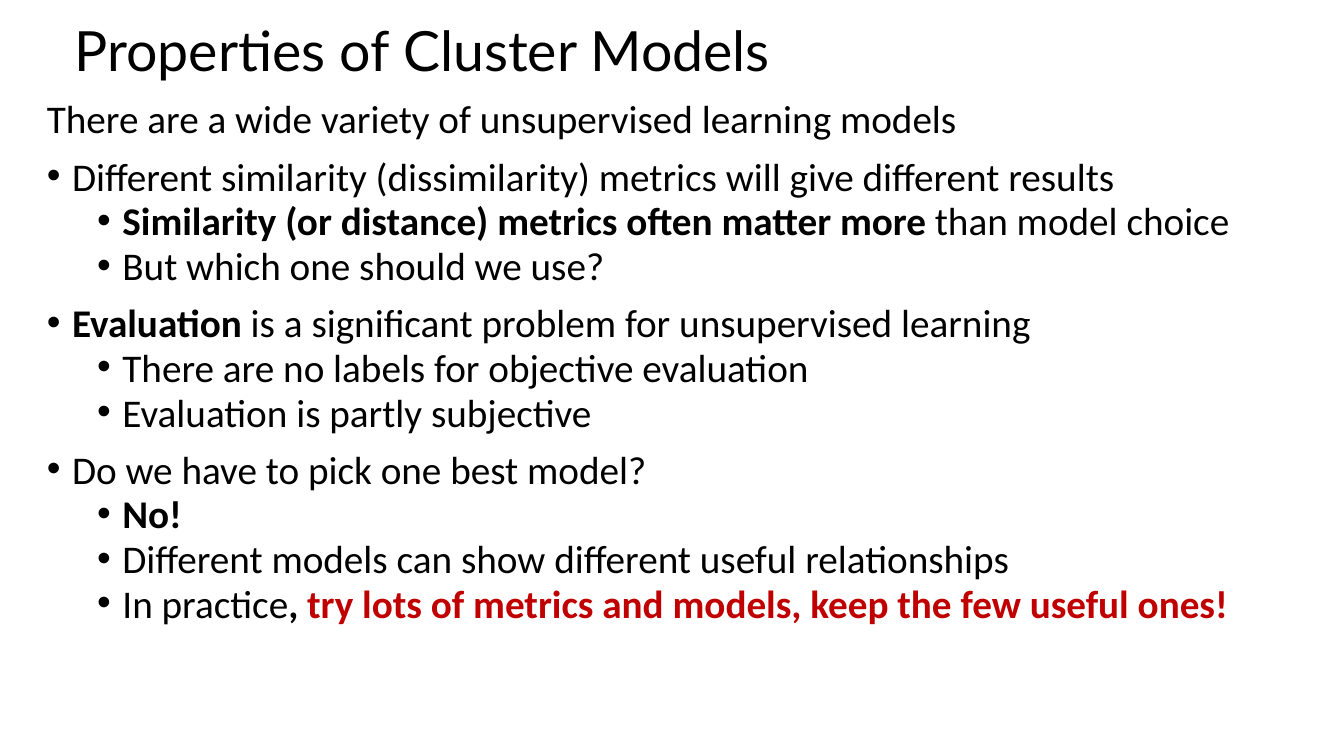
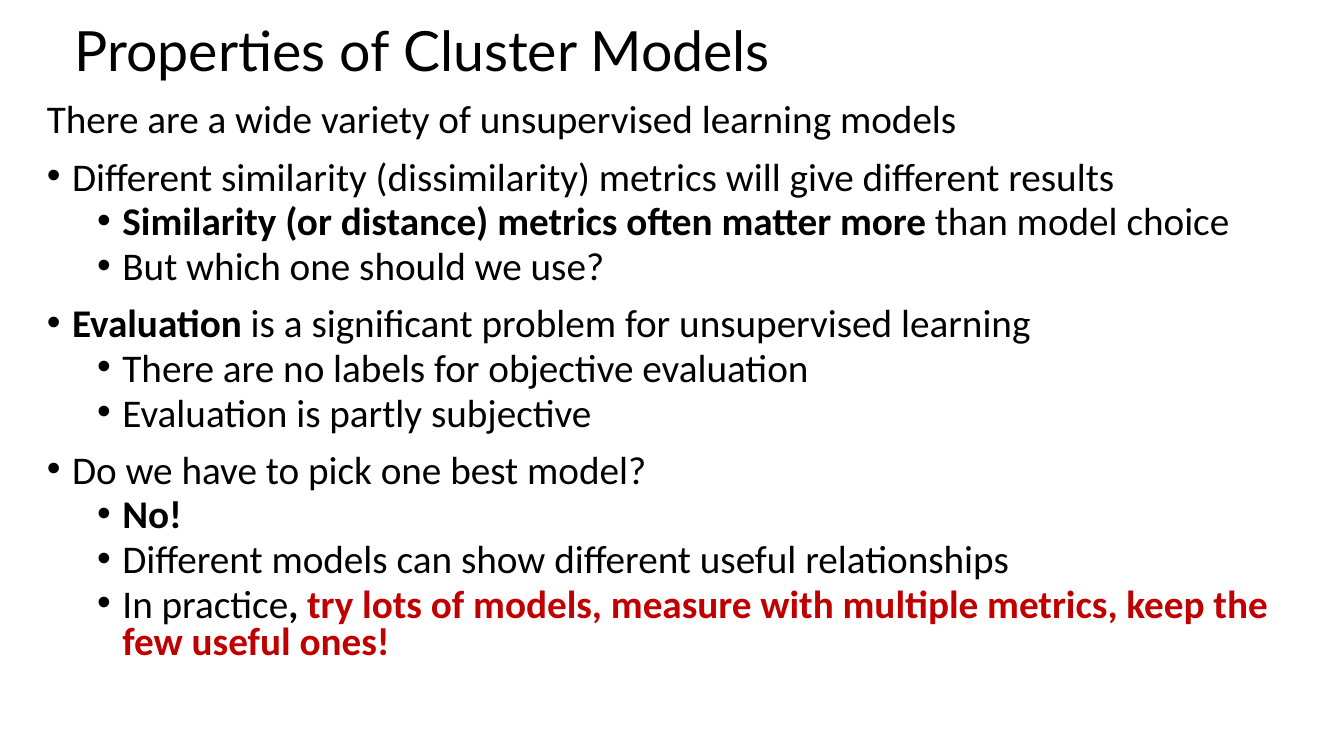
Before and after one commit to TimBohlemann/CSCI-E-108, a slide deck: slide 11 of slides/8_IntroductionToClustering_Part1.pptx. Drawn at 1344x756 pixels with LibreOffice and Linux fonts; fonts in the diff are those of the drawing. Boxes give left, top, right and bottom in pixels: in the first picture for what was removed or moved away, otherwise in the second. Text is boxed around its words. In the diff, an @@ line names an element or a change of style, - is before the commit and + after.

```diff
--- a/slides/8_IntroductionToClustering_Part1.pptx
+++ b/slides/8_IntroductionToClustering_Part1.pptx
@@ text at (x1=122, y1=590, x2=1267, y2=656): text changed @@
-  • In practice, try lots of metrics and models, keep the few useful ones!
+  • In practice, try lots of models, measure with multiple metrics, keep the few useful ones!
```
Also in this commit, not shown: 4 other slides changed, 1 slide added.
